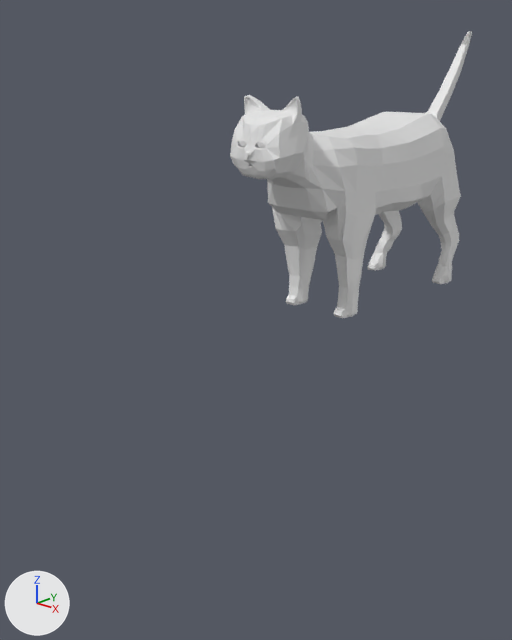
What one commit did to the Blender file blender/cat1.blend.
Rendered twice from a 50 mm lens placed at (4.05, -4.52, 2.81), pointed at (-1.03, 1.14, 0.17). The axes (+X, +Y, +Z) are drawn at lower left. The lights are the same throughout. The older version comes first.
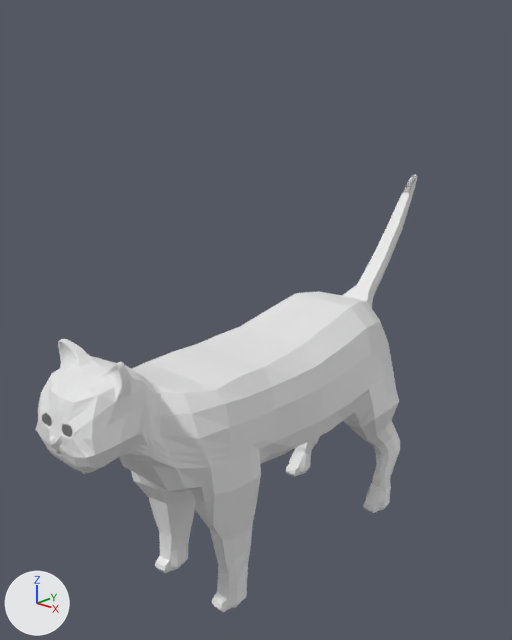
What differs and where, as boxes [x1, y1, x2, y2] in the pictures (512 x 640 px):
'Cube', moved: before [230, 31, 472, 318]; after [36, 175, 418, 612]
'Sphere', hidden: before [239, 139, 266, 149]

The edits, one by one:
Object 'Cube' (ob_cube) moves from (-1.1, 3.25, 1.65) to (0.0, 0.0, 0.0).
Object 'Sphere' (ob_sphere) moves from (-0.97, 1.21, 2.1) to (-0.12, -2.07, 0.46).
Object 'Sphere' (ob_sphere) is now hidden.
